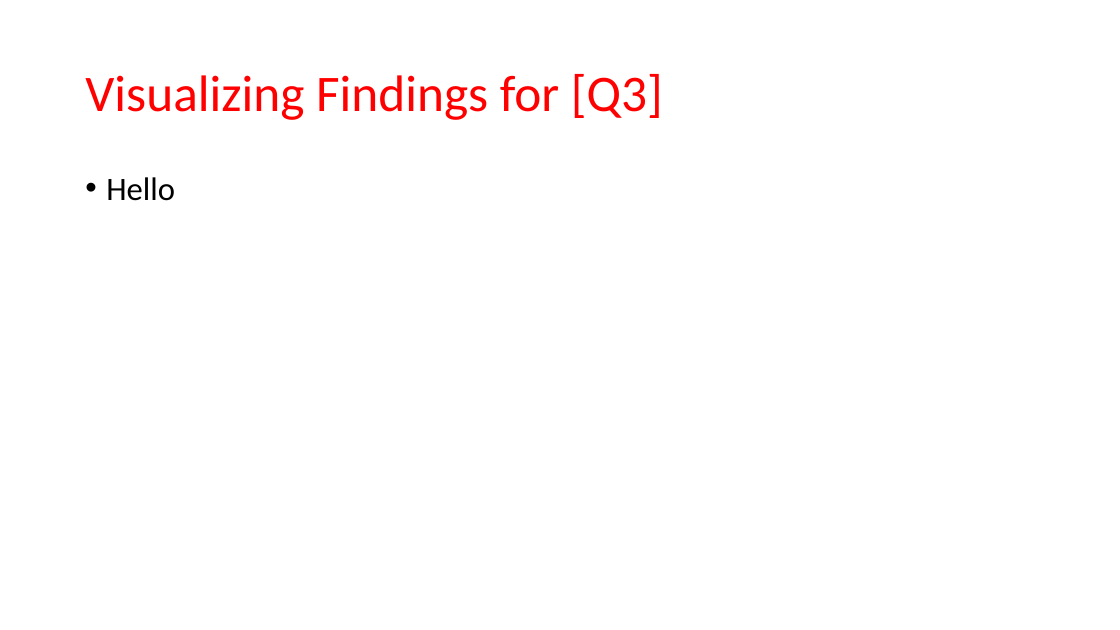
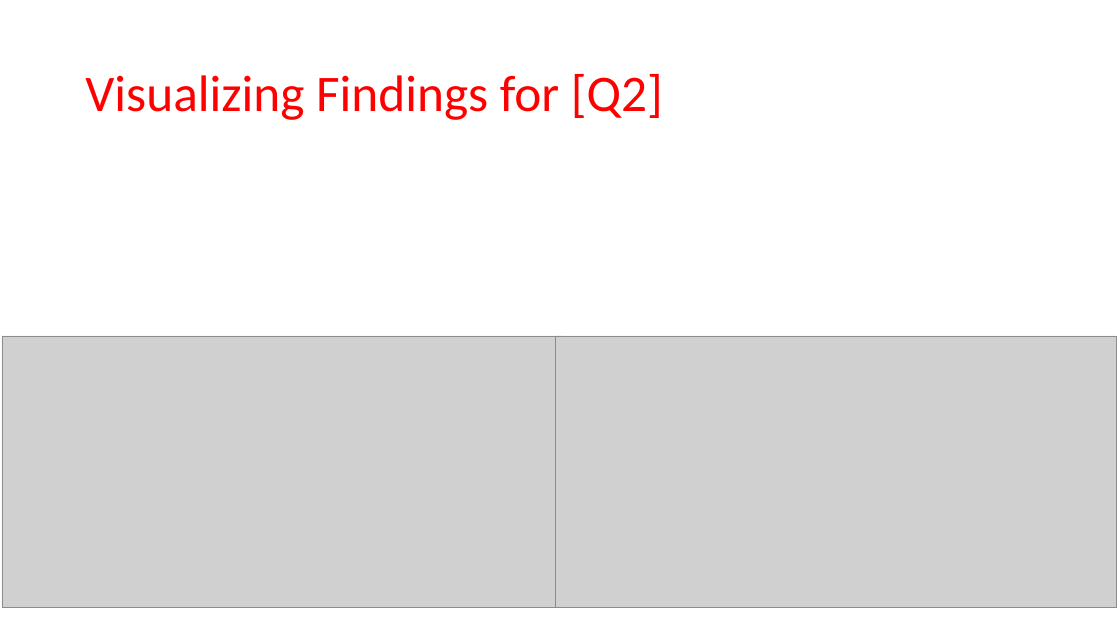
Before and after one commit to MatthewCodes/557_Final_Project, a slide deck: slide 12 of Presentation/Final Presentation.pptx. Drawn at 1120x630 pixels with LibreOffice and Linux fonts; fonts in the diff are those of the drawing; grey boxes stand for pictures. Boxes give left, top, right and bottom in pixels: in the first picture for what was removed or moved away, otherwise in the second. Text is boxed around its words. In the diff, an @@ line names an element or a change of style, - is before the commit and + after.

Commit message:
adding figures for q2 and updates to presentation

```diff
--- a/Presentation/Final Presentation.pptx
+++ b/Presentation/Final Presentation.pptx
@@ title at (85,74,663,120): text changed @@
-Visualizing Findings for [Q3]
+Visualizing Findings for [Q2]
@@ text removed at (106,177,175,201) @@
-• Hello
@@ picture added at (2,336,562,608) @@
@@ picture added at (556,336,1117,608) @@
```
Also in this commit, not shown: 3 other slides changed, 2 slides added, 9 other files.
